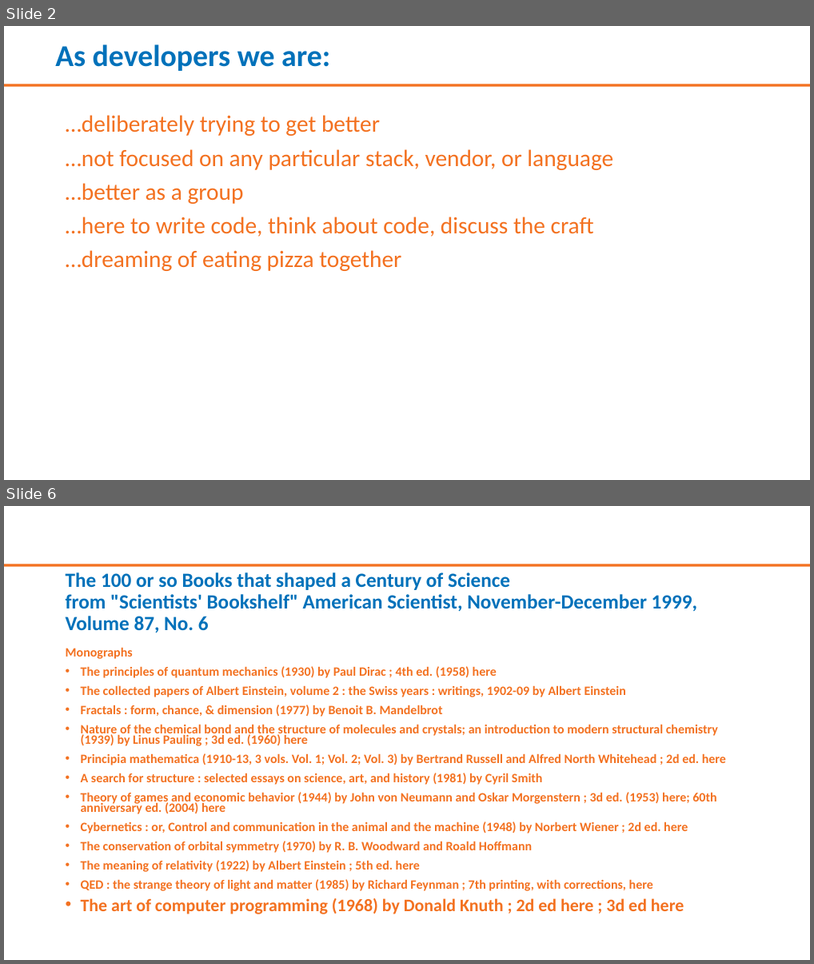
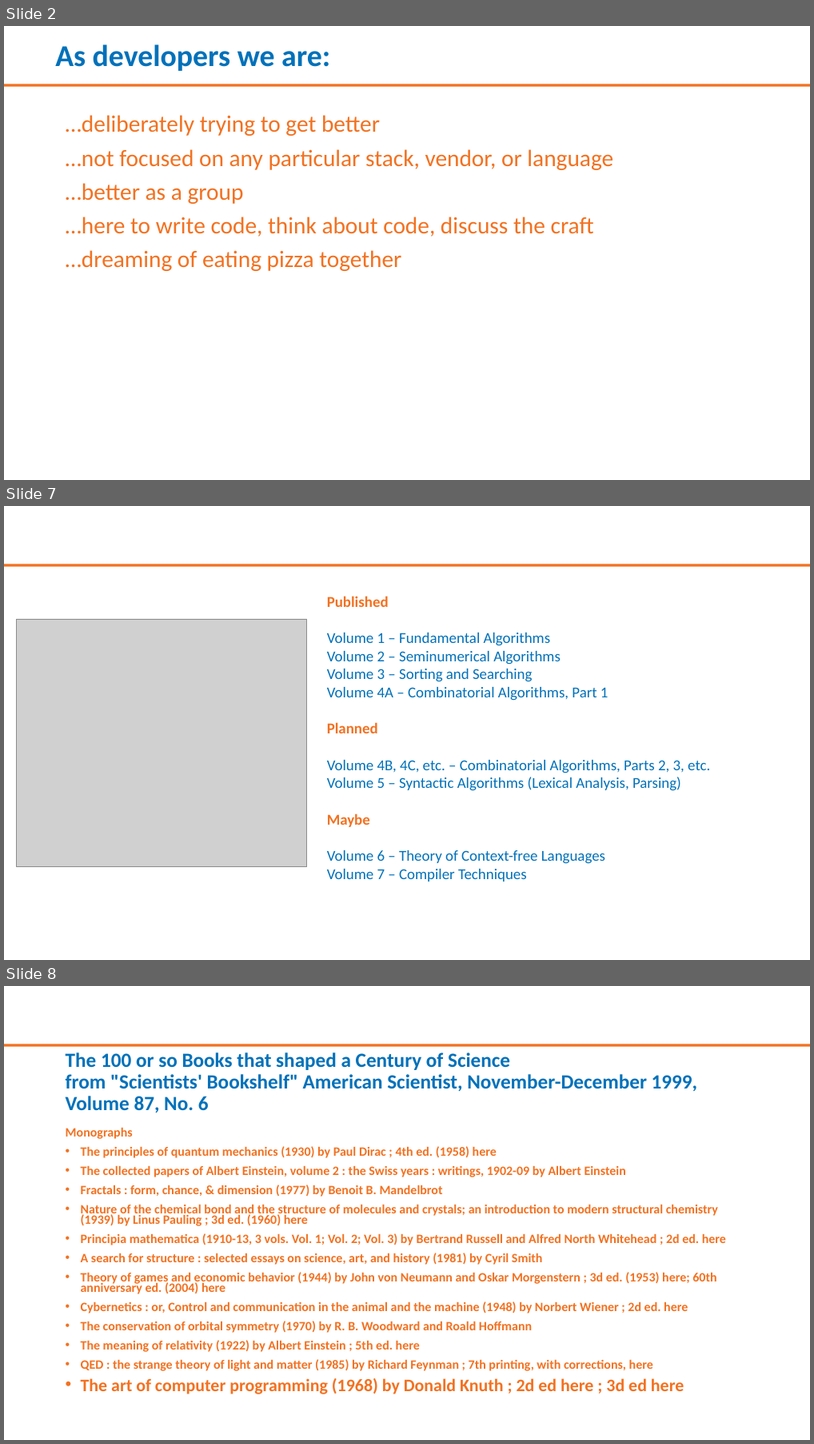
Before and after one commit to Ingage-Meetup/XC-20210120, a slide deck: slides.pptx. Shown one above the other, each under a label of ours: slides 2 and 6 before the commit, slides 2, 7 and 8 after it; the slides between them are not shown. The pictures are 814x964 and 814x1444 pixels, drawn with LibreOffice and Linux fonts; fonts in the diff are those of the drawing; grey boxes stand for pictures; background and template pictures are left out. Boxes give left, top, right and bottom in pixels: in the first picture for what was removed or moved away, otherwise in the second. Text is boxed around its words. In the diff, an @@ line names an element or a change of style, - is before the commit and + after.

```diff
--- a/slides.pptx
+++ b/slides.pptx
@@ slide 7 added at bbox=[4, 506, 810, 960], background #FFFFFF; not listed: 1 template element that a slide beside it also shows @@
@@ text added at bbox=[327, 596, 710, 881], 18 pt, text #0071BA @@
+Published
+Volume 1 – Fundamental Algorithms
+Volume 2 – Seminumerical Algorithms
+Volume 3 – Sorting and Searching
+Volume 4A – Combinatorial Algorithms, Part 1
+Planned
+Volume 4B, 4C, etc. – Combinatorial Algorithms, Parts 2, 3, etc.
+Volume 5 – Syntactic Algorithms (Lexical Analysis, Parsing)
+Maybe
+Volume 6 – Theory of Context-free Languages
+Volume 7 – Compiler Techniques
@@ picture added at bbox=[16, 619, 307, 867] @@
@@ what was slide 6 is now slide 8 @@
```
Also in this commit, not shown: 2 slides changed, 4 other slides added, 5 slides removed.
